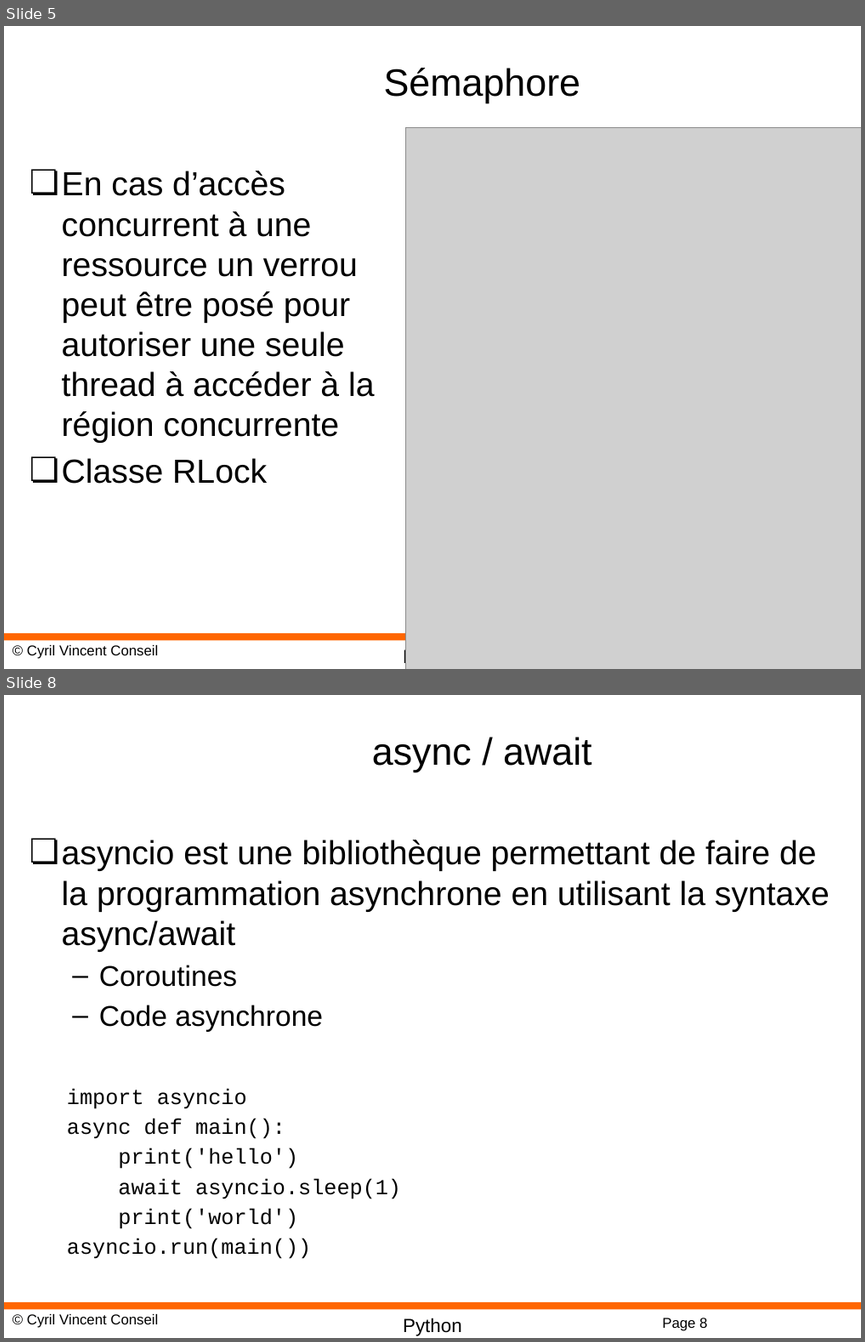
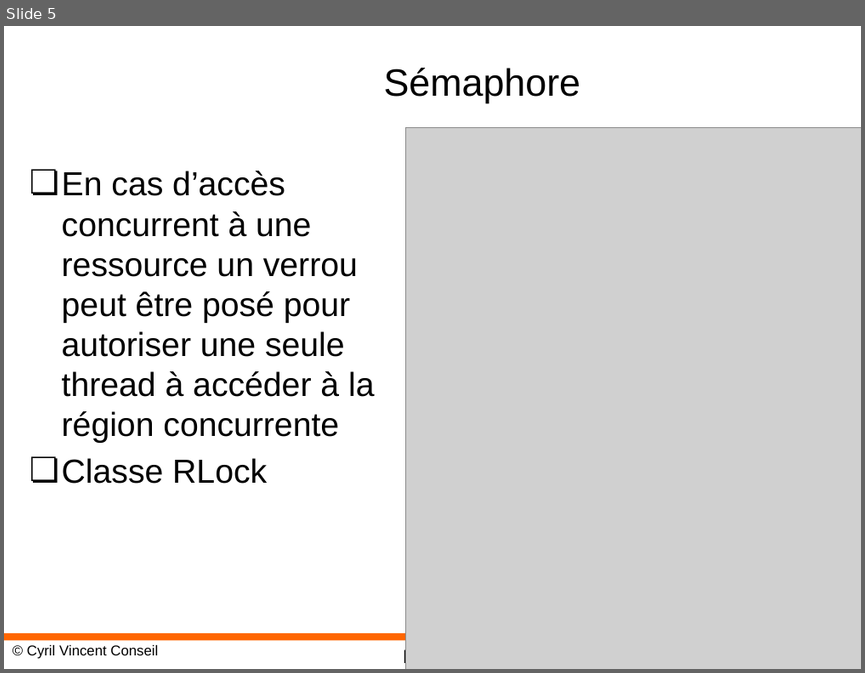
Before and after one commit to cyrilvincent/python, a slide deck: ppt/Python21-Threading.pptx. Shown one above the other, each under a label of ours: slides 5 and 8 before the commit, slide 5 after it; the slides between them are not shown. The pictures are 865x1342 and 865x673 pixels, drawn with LibreOffice and Linux fonts; fonts in the diff are those of the drawing; grey boxes stand for pictures; background and template pictures are left out. Boxes give left, top, right and bottom in pixels: in the first picture for what was removed or moved away, otherwise in the second. Text is boxed around its words. In the diff, an @@ line names an element or a change of style, - is before the commit and + after.

```diff
--- a/ppt/Python21-Threading.pptx
+++ b/ppt/Python21-Threading.pptx
@@ slide 8 removed at (4,695,861,1338), background #FFFFFF; not listed: 3 template elements that a slide beside it also shows @@
@@ title removed at (372,737,592,772) @@
-async / await
@@ text removed at (62,839,829,1259) @@
-❏ asyncio est une bibliothèque permettant de faire de la programmation asynchrone en utilisant la syntaxe async/await
-  – Coroutines
-  – Code asynchrone
-  import asyncio
-  async def main():
-  print('hello')
-  await asyncio.sleep(1)
-  print('world')
-  asyncio.run(main())
@@ page number removed at (662,1317,707,1331) @@
-Page 8
```
Also in this commit, not shown: 1 slide added, 6 other slides removed, 8 other files.
